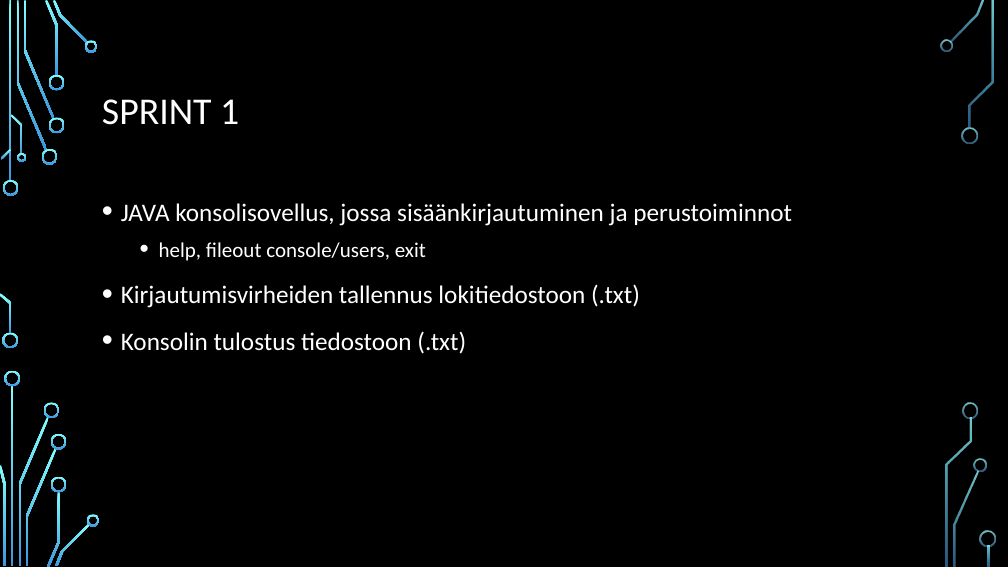
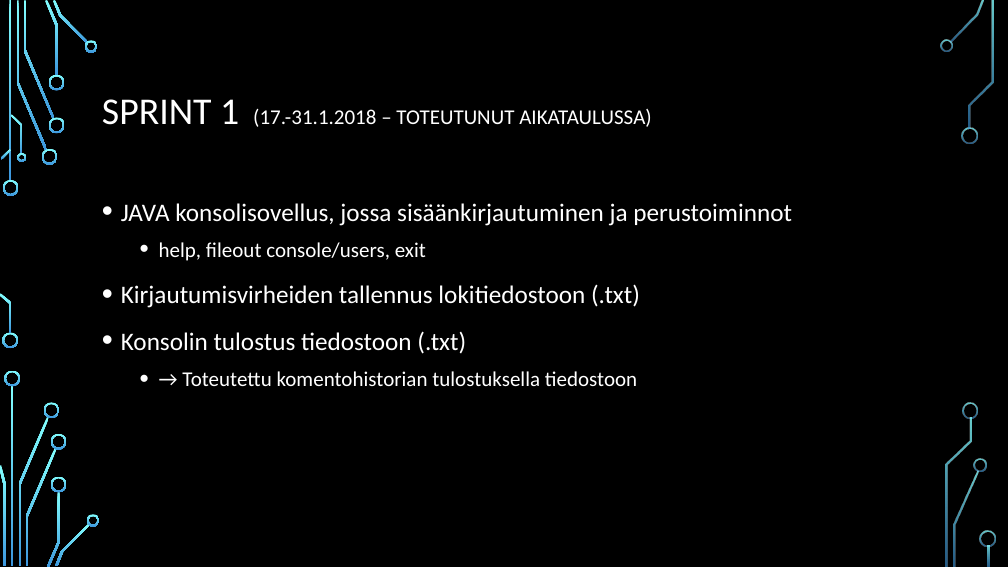
Before and after one commit to tempsens/java, a slide deck: slide 3 of java/Ryhmä 9 - Lämpötilaseuranta v2.pptx. Drawn at 1008x567 pixels with LibreOffice and Linux fonts; fonts in the diff are those of the drawing; background and template pictures are left out. Boxes give left, top, right and bottom in pixels: in the first picture for what was removed or moved away, otherwise in the second. Text is boxed around its words. In the diff, an @@ line names an element or a change of style, - is before the commit and + after.

Commit message:
Starting sprint2
Few bug fixes, etc...

```diff
--- a/java/Ryhmä 9 - Lämpötilaseuranta v2.pptx
+++ b/java/Ryhmä 9 - Lämpötilaseuranta v2.pptx
@@ title at (102, 99, 651, 127): text changed; size 36 to 20 pt @@
-SPRINT 1
+SPRINT 1 (17.-31.1.2018 – TOTEUTUNUT AIKATAULUSSA)
@@ text at (182, 371, 637, 386): paragraph added @@
+  • → Toteutettu komentohistorian tulostuksella tiedostoon
```
Also in this commit, not shown: 15 other files.
